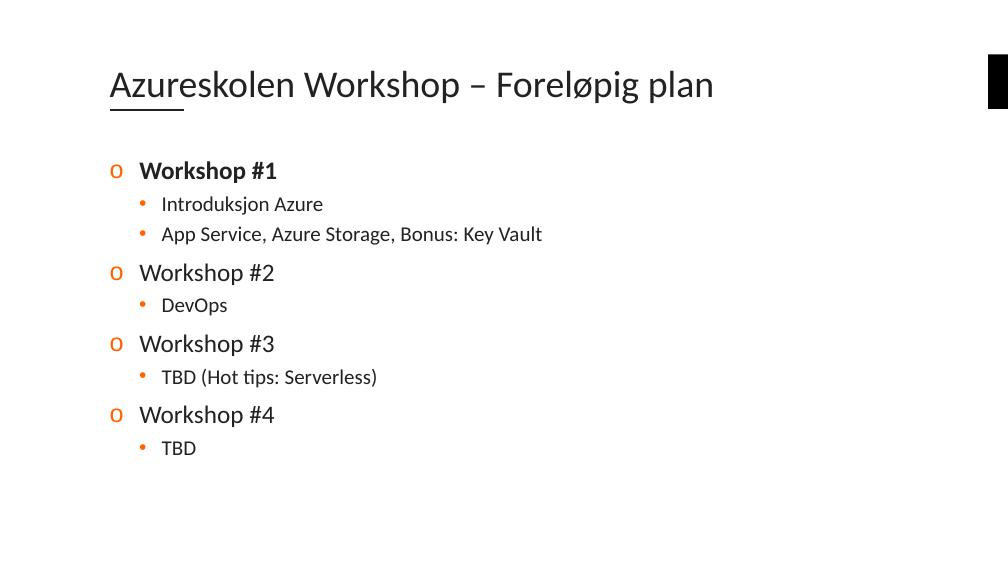
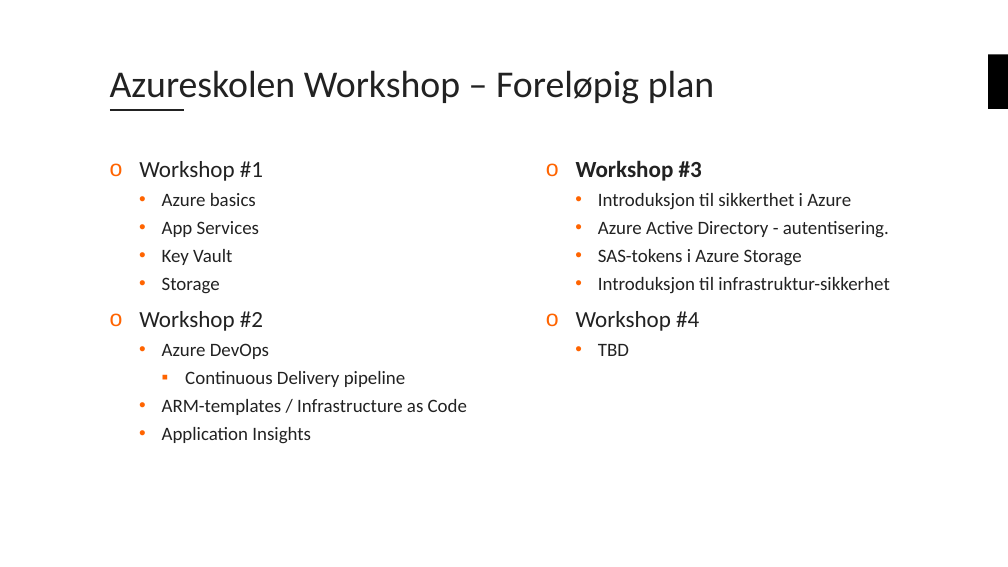
Before and after one commit to bouvet/azure-workshops, a slide deck: slide 3 of Workshop_1/Presentasjon/Azureskolen-Workshop#1.pptx. Drawn at 1008x567 pixels with LibreOffice and Linux fonts; fonts in the diff are those of the drawing; background and template pictures are left out. Boxes give left, top, right and bottom in pixels: in the first picture for what was removed or moved away, otherwise in the second. Text is boxed around its words. In the diff, an @@ line names an element or a change of style, - is before the commit and + after.

```diff
--- a/Workshop_1/Presentasjon/Azureskolen-Workshop#1.pptx
+++ b/Workshop_1/Presentasjon/Azureskolen-Workshop#1.pptx
@@ text at (139, 161, 263, 331): size 24 to 22 pt in "Workshop #1", "Workshop #2"; bold off in "Workshop #1" @@
@@ text added at (576, 160, 890, 356), 18 pt, text #222222 @@
+o Workshop #3
+  • Introduksjon til sikkerthet i Azure
+  • Azure Active Directory - autentisering.
+  • SAS-tokens i Azure Storage
+  • Introduksjon til infrastruktur-sikkerhet
+o Workshop #4
+  • TBD
@@ text at (162, 193, 259, 294): text changed; size 20 to 18 pt @@
-  • Introduksjon Azure
-  • App Service, Azure Storage, Bonus: Key Vault
+  • Azure basics
+  • App Services
+  • Key Vault
+  • Storage
@@ text at (162, 343, 467, 444): text changed; size 20 to 18 pt @@
-  • DevOps
-o Workshop #3
-  • TBD (Hot tips: Serverless)
-o Workshop #4
-  • TBD
+  • Azure DevOps
+    ▪ Continuous Delivery pipeline
+  • ARM-templates / Infrastructure as Code
+  • Application Insights
```
Also in this commit, not shown: 2 other slides changed, 1 other file.
